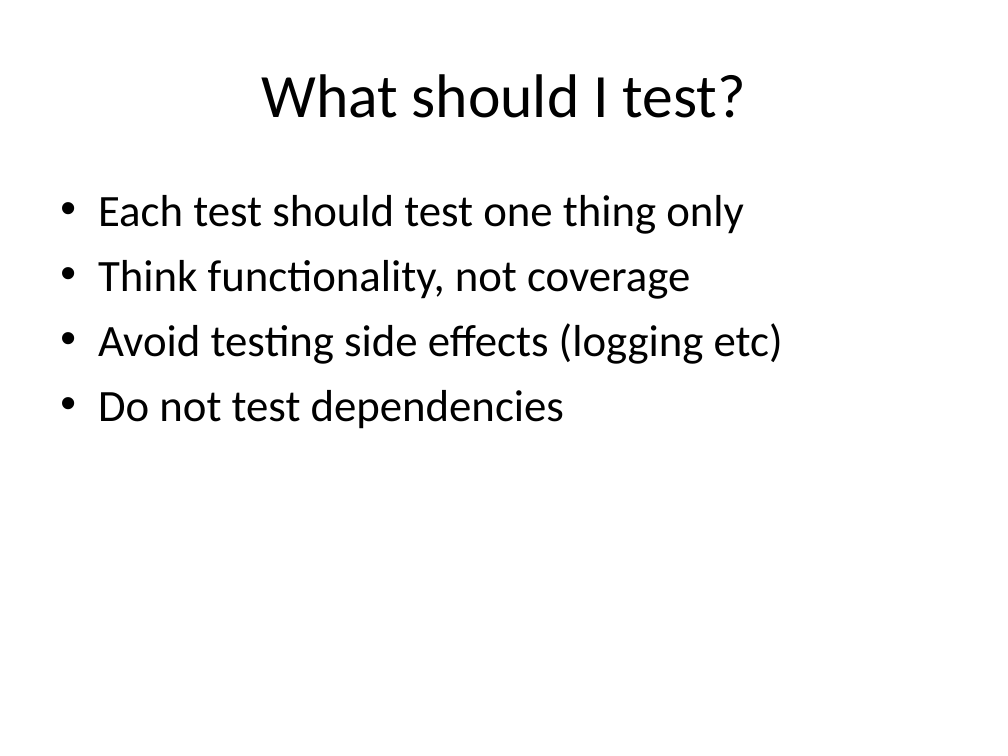
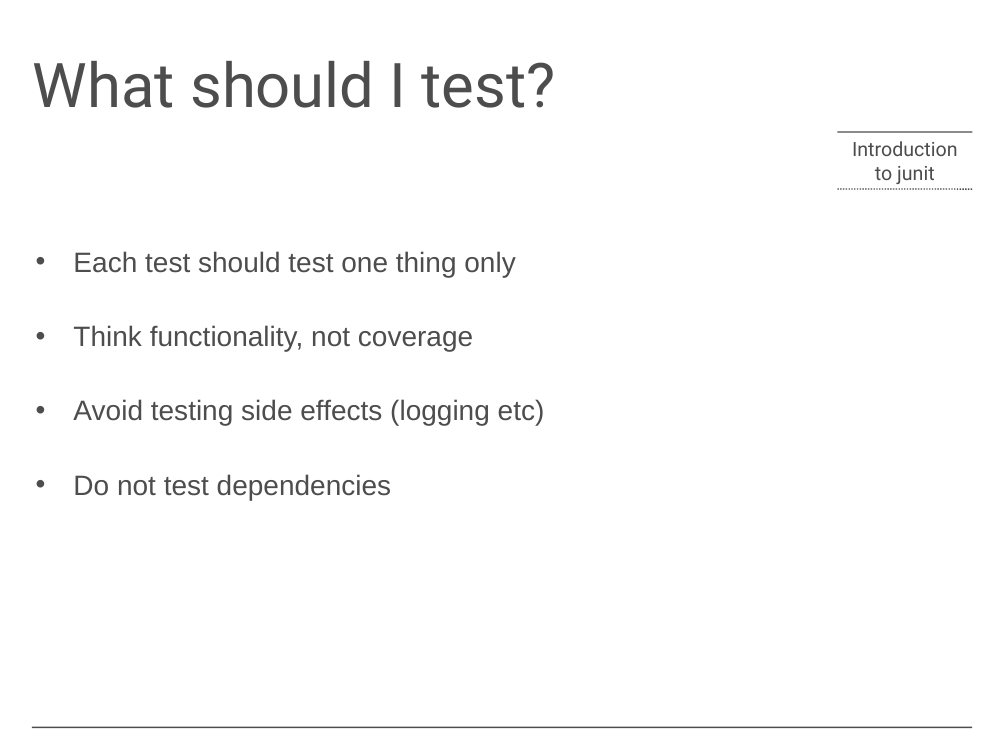
Before and after one commit to keppil/junit-demo, a slide deck: slide 4 of slides/Introduction to Junit.ppt. Drawn at 1008x756 pixels with LibreOffice and Linux fonts; fonts in the diff are those of the drawing; background and template pictures are left out. Boxes give left, top, right and bottom in pixels: in the first picture for what was removed or moved away, otherwise in the second. Text is boxed around its words. In the diff, an @@ line names an element or a change of style, - is before the commit and + after.

```diff
--- a/slides/Introduction to Junit.ppt
+++ b/slides/Introduction to Junit.ppt
@@ title "What should I test?" moved from (x1=261, y1=74, x2=746, y2=118) to (x1=33, y1=61, x2=556, y2=108) @@
@@ title "What should I test?" at (x1=33, y1=61, x2=556, y2=108): font Calibri to Roboto, text colour #000000 to #4D4D4D; alignment centre to left; line spacing 1 to 0.7; vertical alignment middle to bottom @@
@@ line added from (838, 132) to (973, 132), #4D4D4D 0.99 pt @@
@@ text added at (x1=852, y1=141, x2=958, y2=184), 14 pt, text #4D4D4D @@
+Introduction to junit
@@ text "Each test should test one ..." moved from (x1=98, y1=195, x2=783, y2=429) to (x1=73, y1=251, x2=545, y2=500) @@
@@ text "Each test should test one ..." at (x1=73, y1=251, x2=545, y2=500): size 32 to 20 pt, font Calibri to Arial, text colour #000000 to #4D4D4D; less space between paragraphs; bullet colour #000000 to #4D4D4D @@
@@ line added from (838, 190) to (973, 190), #4D4D4D 0.99 pt dashed @@
@@ line added from (973, 728) to (32, 728), #4D4D4D 0.99 pt @@
```
Also in this commit, not shown: 7 other slides changed.
